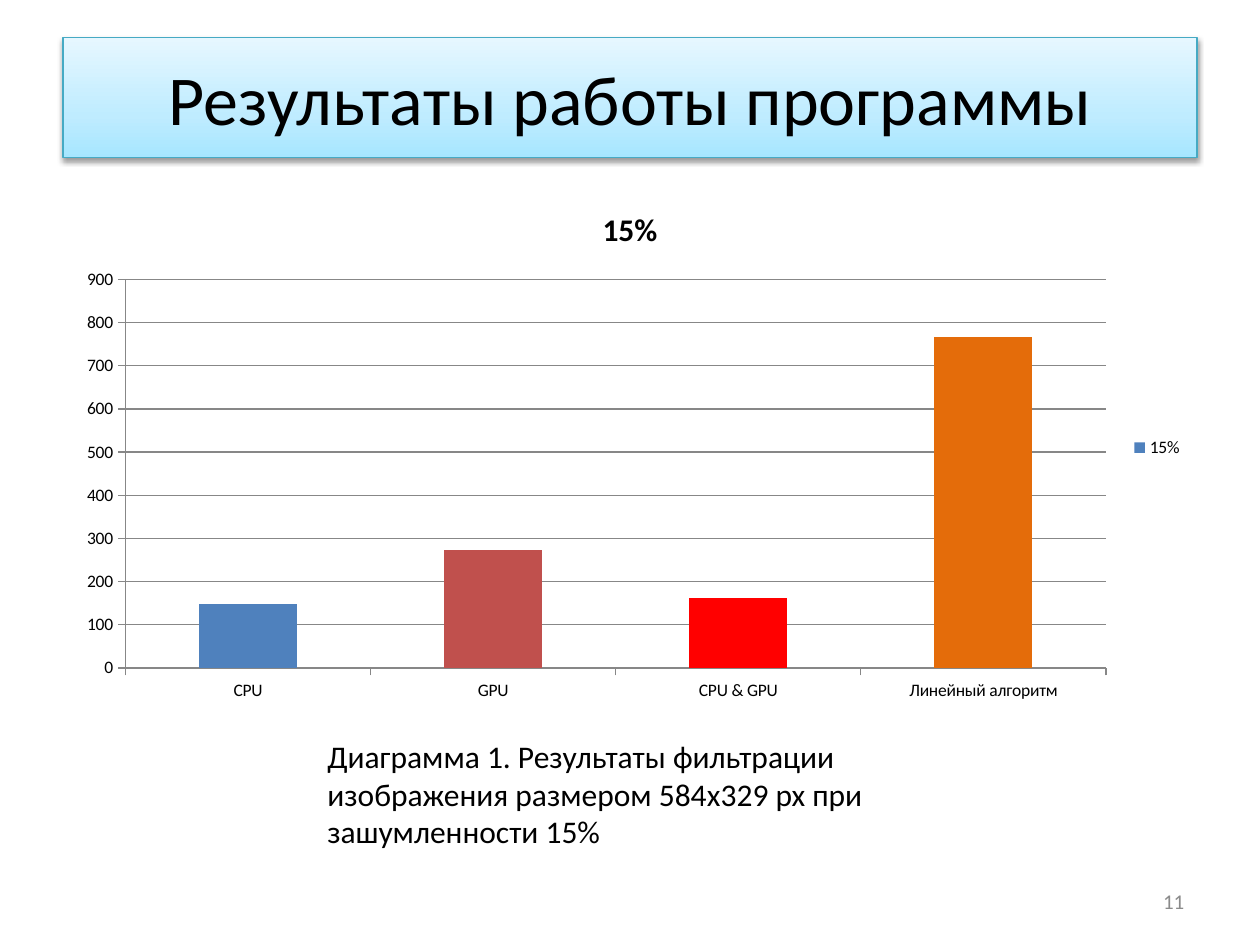
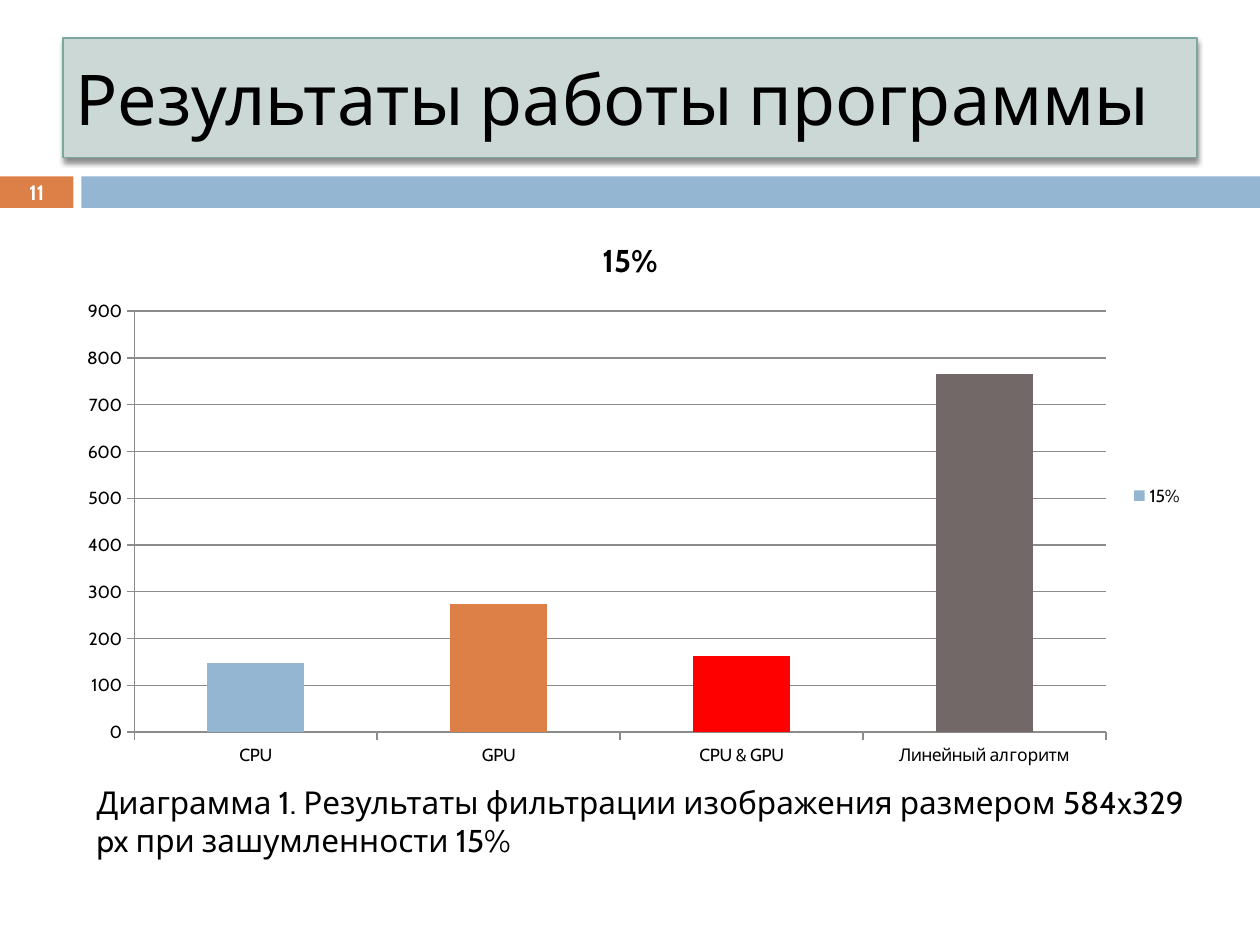
Before and after one commit to ustadenis/OpenCLImageFilter, a slide deck: slide 11 of Diplom/Презентация.pptx. Drawn at 1260x945 pixels with LibreOffice and Linux fonts; fonts in the diff are those of the drawing. Boxes give left, top, right and bottom in pixels: in the first picture for what was removed or moved away, otherwise in the second. Text is boxed around its words. In the diff, an @@ line names an element or a change of style, - is before the commit and + after.

```diff
--- a/Diplom/Презентация.pptx
+++ b/Diplom/Презентация.pptx
@@ title "Результаты работы программы" at (63, 38, 1197, 158): font Calibri to Cabin; alignment centre to left; fill gradient #A7E6FF to #C1EDFF to #E7F8FF to #CBD9D5; outline #46AAC5 0.75 pt to #7BA79D 0.79 pt; shadow changed @@
@@ page number: place and size @@
-page number at (1163, 895, 1184, 909)
+page number at (29, 185, 44, 200)
@@ page number at (29, 185, 44, 200): size 12 to 11.9 pt, font Calibri to Cabin, text colour #8C8C8C to #FFFFFF, bold on; alignment right to centre @@
@@ rectangle added at (0, 176, 73, 208), fill #DD8047 @@
@@ rectangle added at (82, 176, 1260, 208), fill #94B6D2 @@
@@ column chart at (64, 214, 1196, 776) @@
@@ colour of 15% #4F81BD to #94B6D2 @@
@@ colours of single points changed @@
@@ lettering changed @@
@@ column chart: place and size @@
-column chart at (64, 185, 1196, 711)
+column chart at (64, 214, 1196, 776)
@@ text "Диаграмма 1. Результаты фильтрации изображения ...": place and size @@
-text "Диаграмма 1. Результаты фильтрации изображения ..." at (327, 746, 862, 848)
+text "Диаграмма 1. Результаты фильтрации изображения ..." at (97, 790, 1056, 860)
@@ text "Диаграмма 1. Результаты фильтрации изображения ..." at (97, 790, 1056, 860): font Calibri to Cabin @@
```
Also in this commit, not shown: 16 other slides changed.
